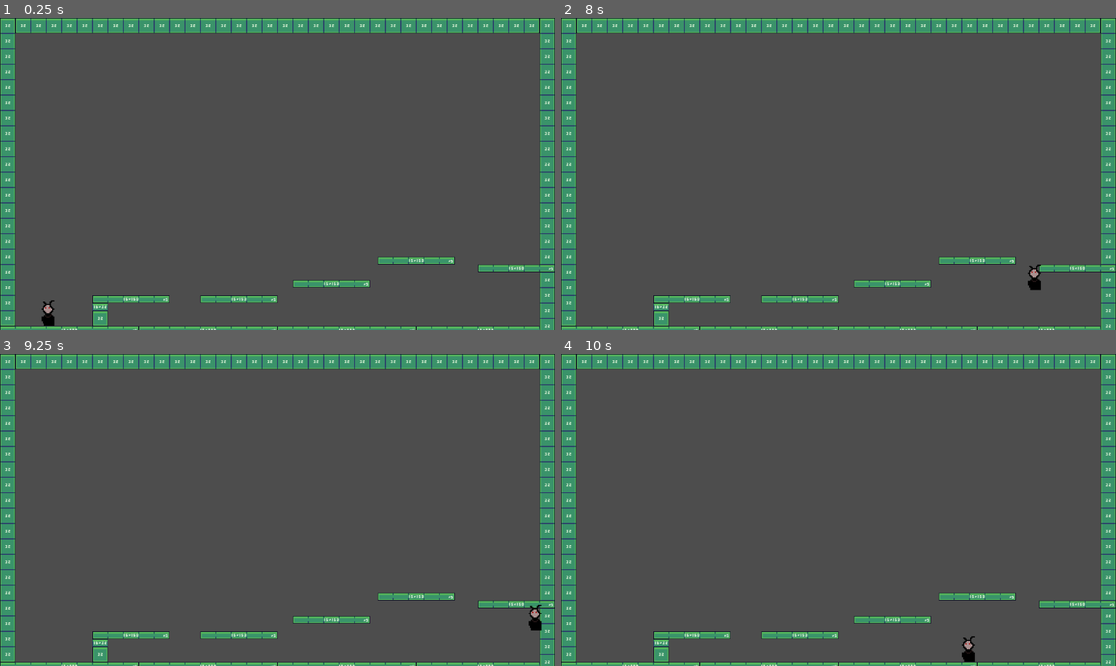
Above: before the commit, frames 1-4 (two rows, left to right).
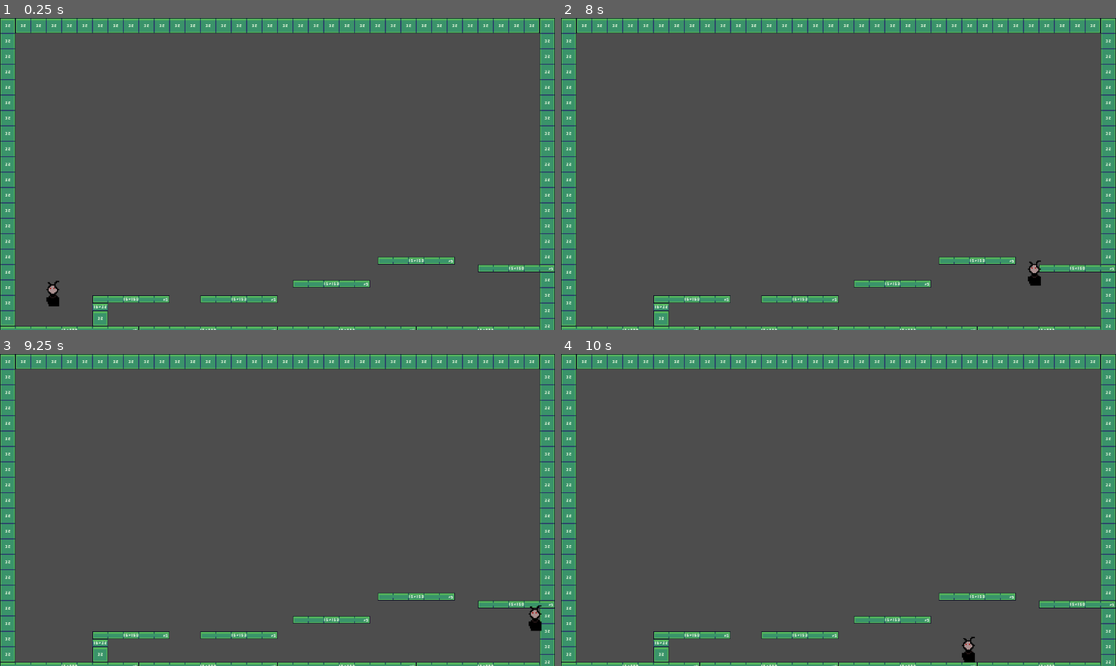
Above: after the commit, the same moments.

Repository: Oscar-Caldarelli/projet_weekend
Game: Godot game, scene res://Scenes/main.tscn
The game is run twice, just before and just after one commit, with the same random seed, the same clock (stepped at 60 frames per second) and the same inputs.
Inputs:
- Up to frame 1 (0.25 s): no input
- Up to frame 2 (8 s): tap Enter (ui_accept) at 0.5, 0.77, 1.52, 3.02, 3.77, 4.52, 6.02, 6.77, 7.52 s; hold D (right) 0.53-2.03 s; tap Shift (dash) every 0.75 s from 0.6 to 7.35 s; hold A (left) 2.03-2.78 s; hold D (right) 2.78-4.28 s; hold A (left) 4.28-5.03 s; hold D (right) 5.03-5.78 s; hold A (left) 5.78-7.28 s; hold D (right) from 7.28 s (still down)
- Up to frame 3 (9.25 s): keep holding D (right); tap Shift (dash) at 8.1, 8.85 s; tap Enter (ui_accept) at 9.02 s
- Up to frame 4 (10 s): tap Enter (ui_accept) at 9.5, 9.77 s; release D (right) at 9.53 s; hold A (left) from 9.53 s (still down); tap Shift (dash) at 9.6 s

The runs differ from the first frame. In frame 1, 0.3% of the frame differs, in the area x 7-11%, y 84-99%; in frame 2, 0.1%; in frame 3, less than 0.1%; in frame 4, less than 0.1%.

Commit message:
edit placement of player scene and update main scene reference

Diff:
--- a/Scenes/player/player.tscn
+++ b/Scenes/player/player.tscn
@@ -4,13 +4,12 @@
 [ext_resource type="Script" uid="uid://bksox8soettbw" path="res://scenes/player/player.gd" id="1_dovo2"]
 
 [sub_resource type="RectangleShape2D" id="RectangleShape2D_1kwx4"]
-size = Vector2(31.6667, 76.8333)
+size = Vector2(31.6667, 75.1667)
 
 [node name="player" type="Node2D"]
-position = Vector2(12, -64)
 
 [node name="CharacterBody2D" type="CharacterBody2D" parent="."]
-position = Vector2(0, 64)
+position = Vector2(10, 1)
 scale = Vector2(0.6, 0.6)
 script = ExtResource("1_dovo2")
 
@@ -19,7 +18,7 @@
 texture = ExtResource("1_8p05u")
 
 [node name="CollisionShape2D" type="CollisionShape2D" parent="CharacterBody2D"]
-position = Vector2(-20.8333, -38.25)
+position = Vector2(-20.8333, -39.0833)
 shape = SubResource("RectangleShape2D_1kwx4")
 
 [node name="dashTimer" type="Timer" parent="CharacterBody2D"]
